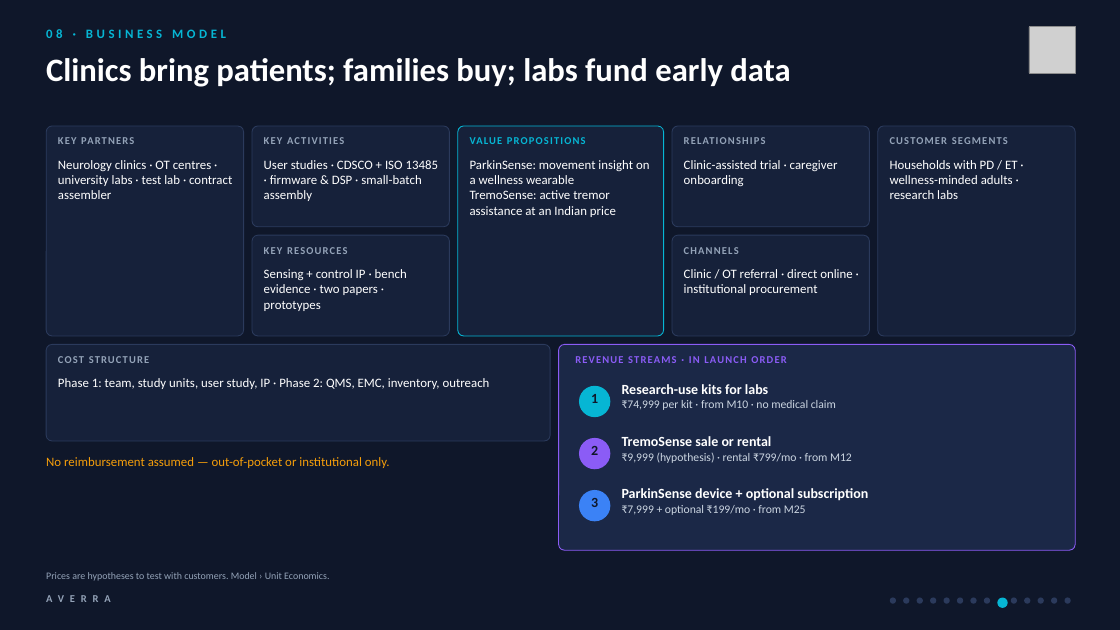
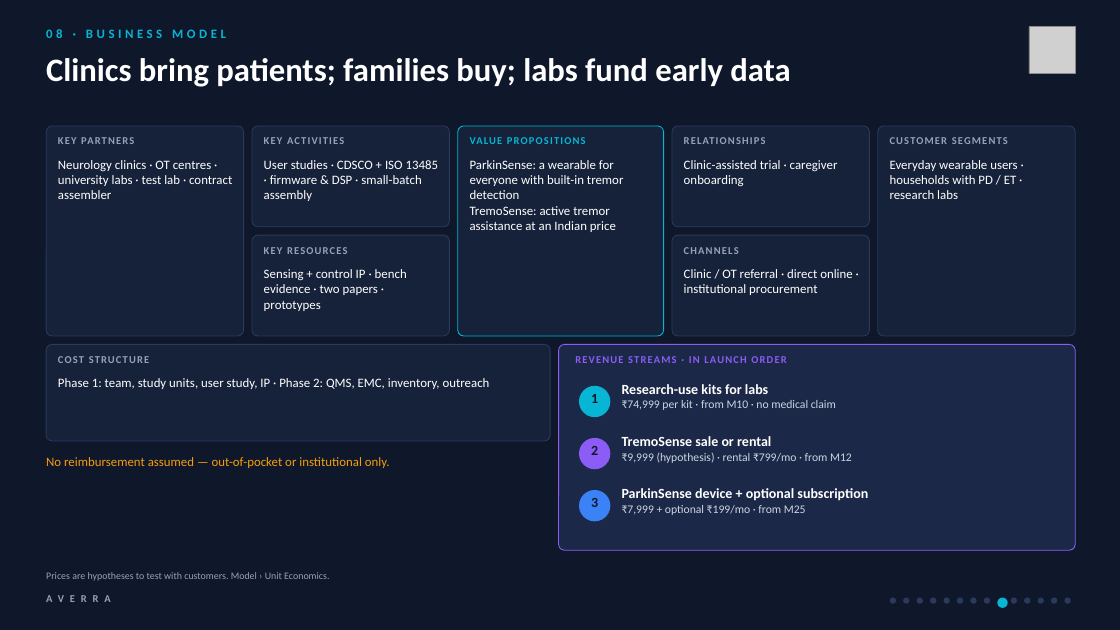
Before and after one commit to sudo-pranshu/AVERRA, a slide deck: slide 9 of deck/AVERRA_Pitch.pptx. Drawn at 1120x630 pixels with LibreOffice and Linux fonts; fonts in the diff are those of the drawing; grey boxes stand for pictures. Boxes give left, top, right and bottom in pixels: in the first picture for what was removed or moved away, otherwise in the second. Text is boxed around its words. In the diff, an @@ line names an element or a change of style, - is before the commit and + after.

```diff
--- a/deck/AVERRA_Pitch.pptx
+++ b/deck/AVERRA_Pitch.pptx
@@ text at box(470, 160, 624, 199): text changed @@
-ParkinSense: movement insight on a wellness wearable
+ParkinSense: a wearable for everyone with built-in tremor detection
@@ text at box(890, 160, 1017, 199): text changed @@
-Households with PD / ET · wellness-minded adults · research labs
+Everyday wearable users · households with PD / ET · research labs
```
Also in this commit, not shown: 5 other slides changed, 11 other files.
